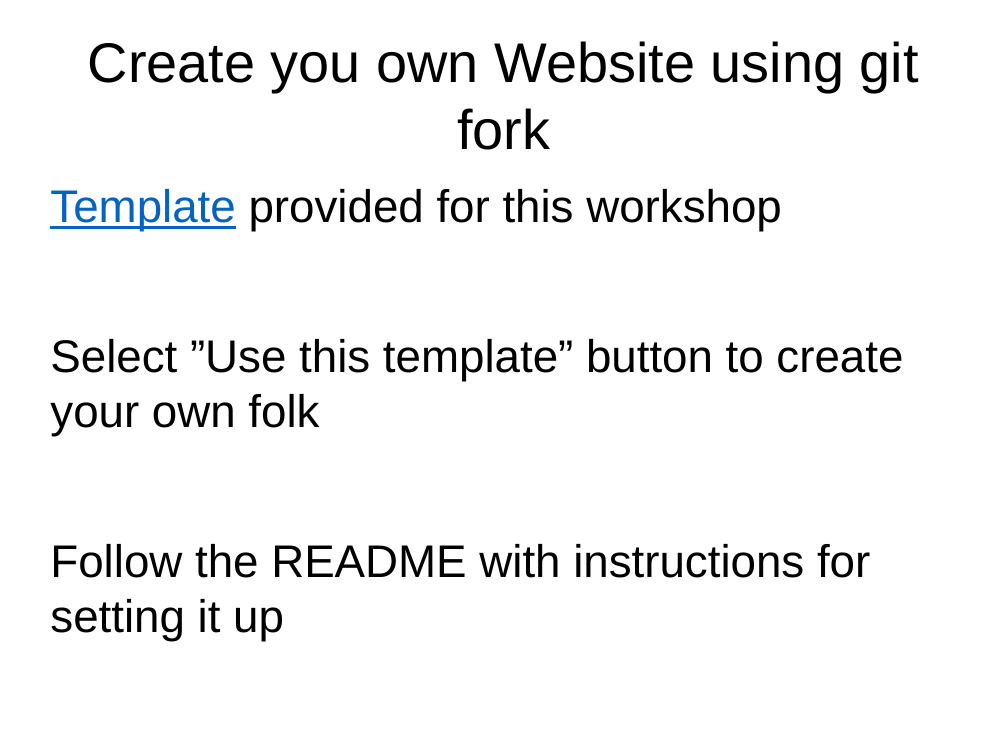
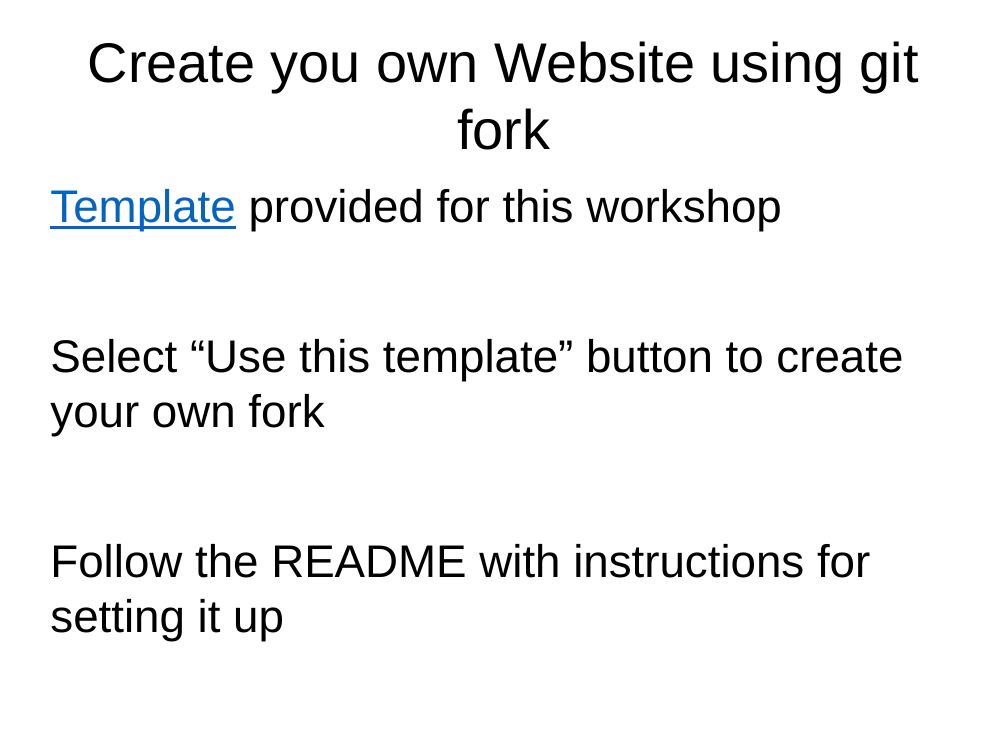
Before and after one commit to rachelplayer/isg-playground, a slide deck: slide 39 of git_workshop.pptx. Drawn at 1008x756 pixels with LibreOffice and Linux fonts; fonts in the diff are those of the drawing. Boxes give left, top, right and bottom in pixels: in the first picture for what was removed or moved away, otherwise in the second. Text is boxed around its words. In the diff, an @@ line names an element or a change of style, - is before the commit and + after.

Commit message:
fix a couple of typos

```diff
--- a/git_workshop.pptx
+++ b/git_workshop.pptx
@@ text at [50,339,903,436]: text changed @@
-Select ”Use this template” button to create your own folk
+Select “Use this template” button to create your own fork
```
Also in this commit, not shown: 2 other slides changed.
